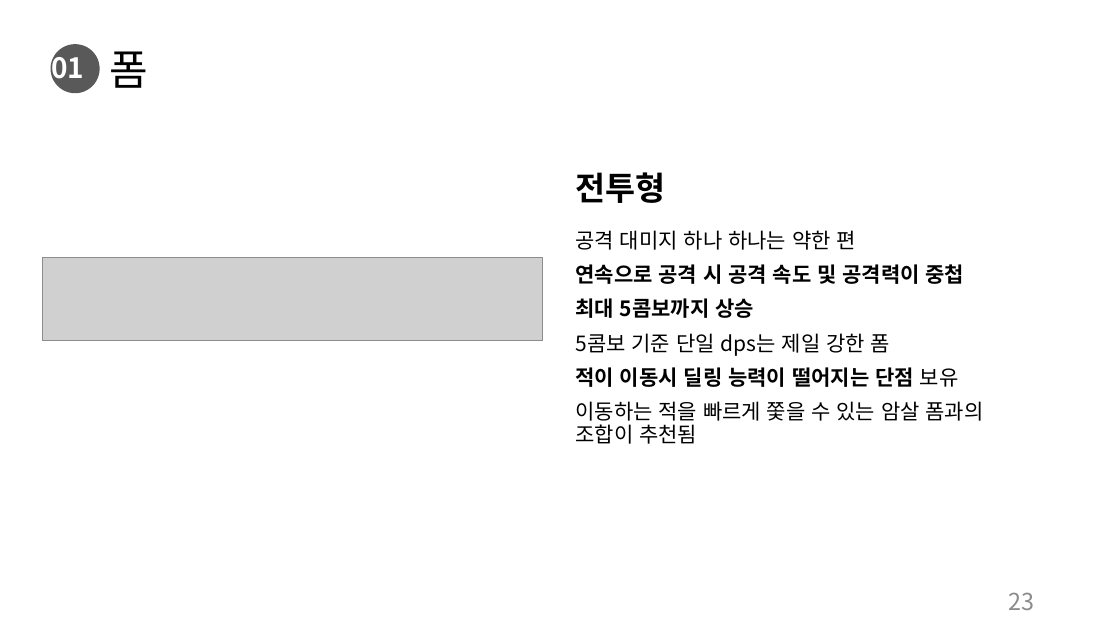
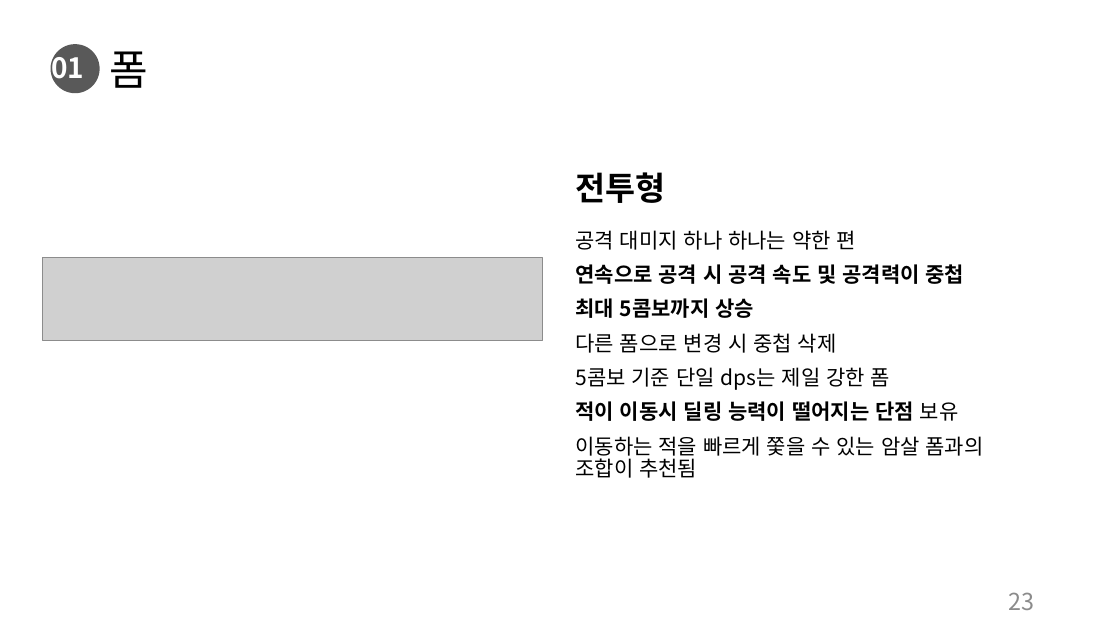
Before and after one commit to charobe/HDB, a slide deck: slide 23 of 조영욱/하자 드 바이오.pptx. Drawn at 1120x630 pixels with LibreOffice and Linux fonts; fonts in the diff are those of the drawing; grey boxes stand for pictures. Boxes give left, top, right and bottom in pixels: in the first picture for what was removed or moved away, otherwise in the second. Text is boxed around its words. In the diff, an @@ line names an element or a change of style, - is before the commit and + after.

```diff
--- a/조영욱/하자 드 바이오.pptx
+++ b/조영욱/하자 드 바이오.pptx
@@ text at <box>575,333,837,353</box>: paragraph added @@
+다른 폼으로 변경 시 중첩 삭제
```
Also in this commit, not shown: 3 other slides changed.
